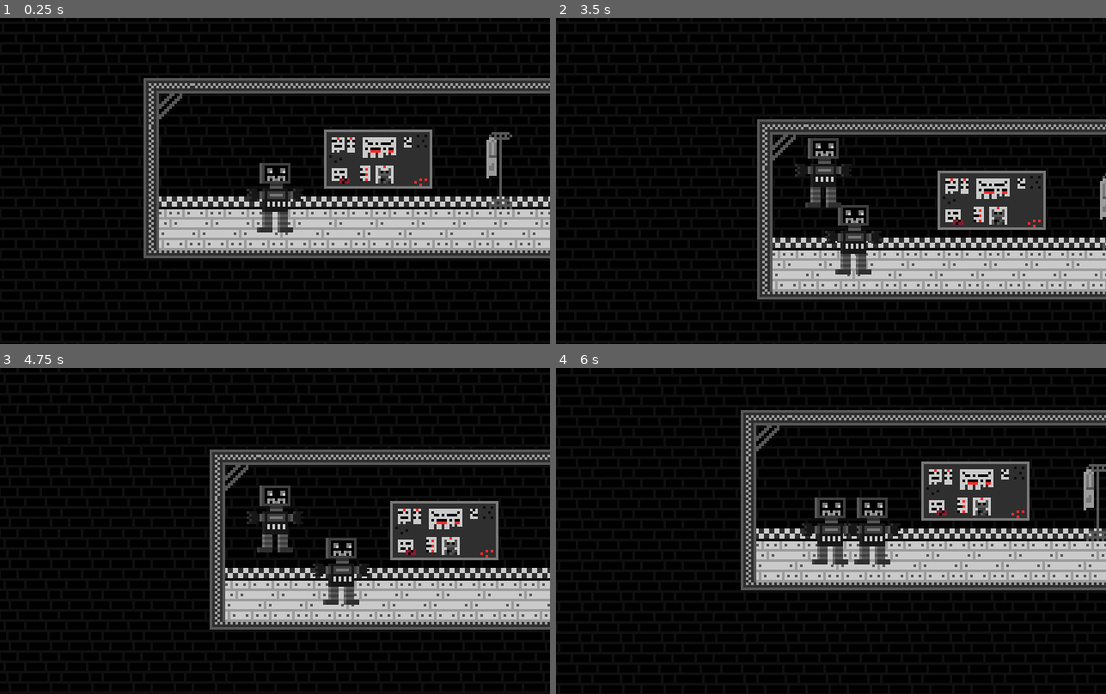
Above: before the commit, frames 1-4 (two rows, left to right).
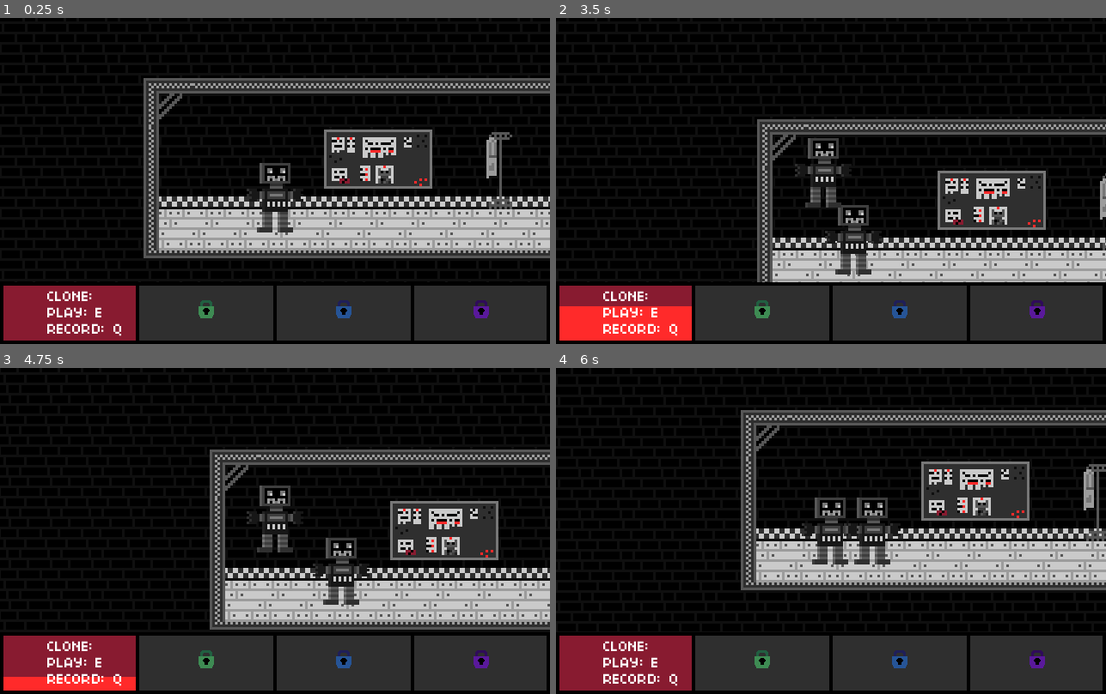
Above: after the commit, the same moments.

Repository: diabelnet/Time-Bounce
Game: Godot game, scene res://Scenes/level_1.tscn
Same seed, same stepped clock (60 frames per second), same inputs: the game is played once before the commit and once after it.
Inputs:
- Up to frame 1 (0.25 s): no input
- Up to frame 2 (3.5 s): tap E (Play_Clone_1) at 0.6, 1.35, 2.3, 2.85 s; tap W (Jump) at 0.77, 1.52, 3.02 s; tap Q (Record_Clone_1) at 2.1 s
- Up to frame 3 (4.75 s): tap E (Play_Clone_1) at 3.6, 4.55 s; tap W (Jump) at 3.77, 4.52 s; tap Q (Record_Clone_1) at 4.35 s
- Up to frame 4 (6 s): tap E (Play_Clone_1) at 5.1, 5.85 s

The runs differ from the first frame. In frame 1, 16% of the frame differs, in the area x 0-100%, y 82-99%; in frame 2, 16%; in frame 3, 16%; in frame 4, 16%.

Commit message:
trying to fix spamming play

Diff:
--- a/Scenes/level_1.gd
+++ b/Scenes/level_1.gd
@@ -5,6 +5,7 @@
 var can_frame:=true #checks if you can save next frame, in this script after 0.1s
 var is_timer_started:=false #checks if timer for can_record is started so it can turn off after
 var did_return := true #check if player returned to thier first position after recording
+var is_playing_replay_rn := false
 
 func _process(delta: float) -> void:
 	if can_record:
@@ -22,20 +23,24 @@
 				$RecordingFps.start()
 
 	elif Input.is_action_just_pressed("Record_Clone_" + str(GameManager.controlls)):
-			for c in get_children():
-				if(c.name == "Computer"):
-					c.save()
-			GameManager.actionClone = []
-			GameManager.is_recording = true
-			can_record = true
-			$replay.reset()
+		get_tree().call_group('UI', 'start_cooldown', 3,1)
+		for c in get_children():
+			if(c.name == "Computer"):
+				c.save()
+		GameManager.actionClone = []
+		GameManager.is_recording = true
+		can_record = true
+		$replay.reset()
 
 	elif did_return == false: #when recording ends it checks if player returned, if not then it retuns them
 				$replay.return_to_orginal_position()
 				did_return = true
 
-	if Input.is_action_just_pressed("Play_Clone_1"): #plays recording when prompted
-		$replay.play(true)
+	if Input.is_action_just_pressed("Play_Clone_"+str(GameManager.controlls)) and !is_playing_replay_rn and $replay.is_recorded(): #plays recording when prompted
+		is_playing_replay_rn = true
+		get_tree().call_group('UI', 'start_cooldown', 3,1)
+		if $replay.play(true) == true:
+			is_playing_replay_rn = false
 
 func _on_recording_fps_timeout() -> void: #to musi byc ustawione na One Shot
 	can_frame = true
@@ -44,6 +49,7 @@
 	can_record = false
 	is_timer_started = false
 	GameManager.is_recording = false
+	get_tree().call_group('UI', 'change_recorded_save', 1, true)
 
 	for c in get_children():
 		if(c.name == "Computer"):
--- a/Scenes/level_1.tscn
+++ b/Scenes/level_1.tscn
@@ -3,6 +3,7 @@
 [ext_resource type="PackedScene" uid="uid://oy67rn0cumj3" path="res://Scenes/player.tscn" id="1_8ffim"]
 [ext_resource type="Script" uid="uid://cxhwnkosdwf24" path="res://Scenes/level_1.gd" id="1_evi0p"]
 [ext_resource type="Texture2D" uid="uid://dtd2mfh0u8h8k" path="res://Assets/SpriteSheets/game_jam_bg.png" id="2_7p6j4"]
+[ext_resource type="PackedScene" uid="uid://c5uepl5ppwyrn" path="res://Scenes/ui.tscn" id="3_lsmp6"]
 [ext_resource type="PackedScene" uid="uid://ma0lpt8f23a2" path="res://Scenes/computer_1.tscn" id="3_xfk5q"]
 [ext_resource type="PackedScene" uid="uid://b4m84k71pu7m" path="res://Scenes/door.tscn" id="4_7p6j4"]
 [ext_resource type="Script" uid="uid://bl3so2kbu75dj" path="res://Scripts/replay.gd" id="5_6444e"]
@@ -292,6 +293,10 @@
 wait_time = 3.0
 one_shot = true
 
+[node name="CanvasLayer" type="CanvasLayer" parent="." unique_id=456791344]
+
+[node name="UI" parent="CanvasLayer" unique_id=1835474580 instance=ExtResource("3_lsmp6")]
+
 [connection signal="player_input" from="replay" to="." method="_on_replay_player_input"]
 [connection signal="timeout" from="RecordingFps" to="." method="_on_recording_fps_timeout"]
 [connection signal="timeout" from="RecordingTime" to="." method="_on_recording_time_timeout"]
--- a/Scripts/replay.gd
+++ b/Scripts/replay.gd
@@ -46,6 +46,7 @@
 				print("ac")
 				GameManager.actionClone[currentAction].call()
 				currentAction += 1
+		return true
 
 func return_to_orginal_position():
 	print("returned to origin")
@@ -56,3 +57,8 @@
 	record_data = {}
 	first_pos = Vector2(0,0)
 	is_first_pos_there = false
+
+func is_recorded():
+	if record_data:
+		print("not null")
+		return true
